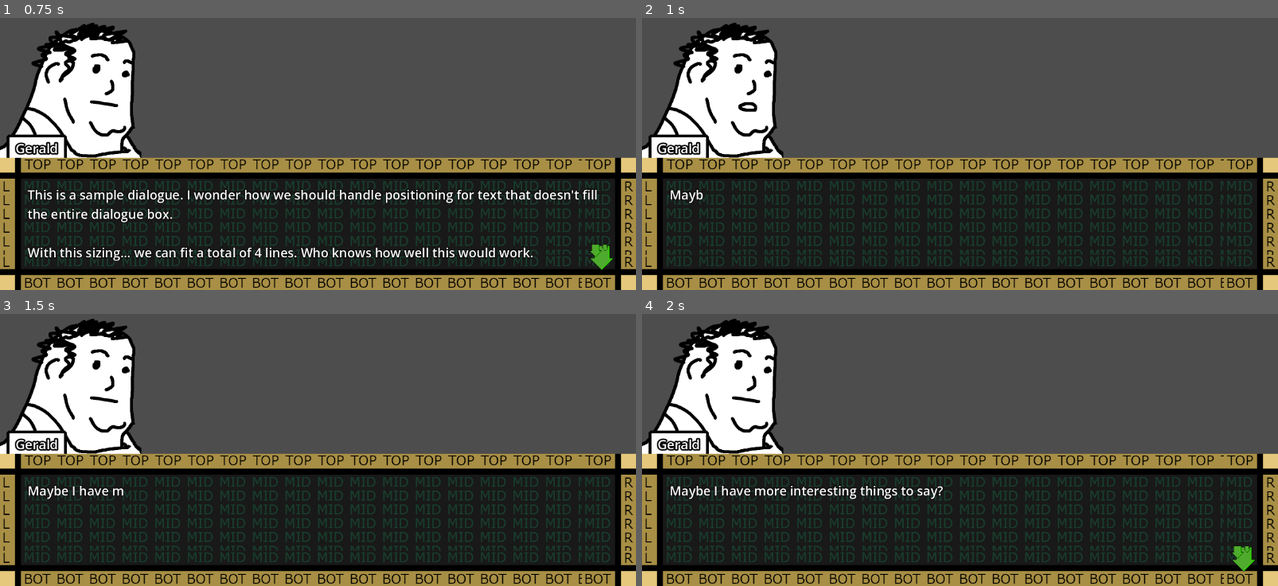
Above: before the commit, frames 1-4 (two rows, left to right).
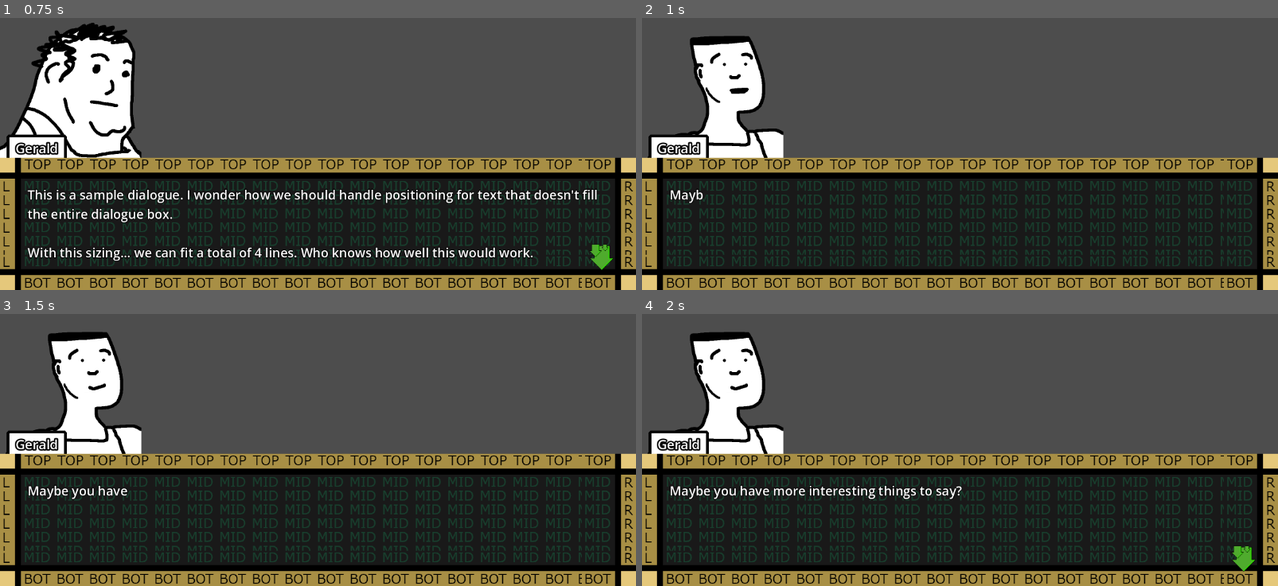
Above: after the commit, the same moments.

Repository: SamBumgardner/godot-4-dialogue-cutscene
Game: Godot game, scene res://Dialogue/DialogueCutscene.tscn
Same seed, same stepped clock (60 frames per second), same inputs: the game is played once before the commit and once after it. The project has no main scene, so this scene is started directly.
Inputs:
- Up to frame 1 (0.75 s): tap Enter (ui_accept) at 0.5 s
- Up to frame 2 (1 s): tap Enter (ui_accept) at 0.77 s
- Up to frame 3 (1.5 s): no input
- Up to frame 4 (2 s): tap Enter (ui_accept) at 1.52 s

Frame 1 is identical in both runs. In frame 2, 4.5% of the frame differs, in the area x 0-23%, y 1-52%; in frame 3, 4.7%; in frame 4, 5.4%, in the area x 0-51%, y 1-69%.

Commit message:
basic character switching logic

Diff:
--- a/Dialogue/DialogueCutscene.gd
+++ b/Dialogue/DialogueCutscene.gd
@@ -5,18 +5,19 @@
 const END_OF_SENTENCE_PAUSE : float = .15
 
 @export var cutscene : DialogueCutsceneData
-@onready var audio_stream_randomizer = $AudioStreamPlayer.stream
+@onready var audio_stream_randomizer : AudioStreamRandomizer = $AudioStreamPlayer.stream
 @onready var dialogue_display : DialogueDisplay = $NameTag/DialogueDisplay
 
-var animation_during_step : Array[String]
+var characters : Dictionary
+
 var current_script_page : int
 var dialogue_units : Array[DialogueUnit]
 var current_unit_i = 0
 
 # Called when the node enters the scene tree for the first time.
 func _ready():
-	$Characters/AnimatedPortrait.sprite_frames = cutscene.characters[0].animations
-	audio_stream_randomizer.add_stream(0, cutscene.characters[0].voice, 1)
+	for character in cutscene.characters:
+		characters[character.name] = character
 
 	dialogue_display.dialogue_label.non_whitespace_char_revealed.connect(_on_text_revealed, CONNECT_DEFERRED)
 	dialogue_display.dialogue_label.is_talking_changed.connect(_on_is_talking_changed, CONNECT_DEFERRED)
@@ -27,7 +28,7 @@
 func _parse_script_page(text : String) -> Array[DialogueUnit]:
 	var units : Array[DialogueUnit] = []
 	var meta_and_text : PackedStringArray = text.split("|", false)
-	for i in range(0, meta_and_text.size(), 2):
+	for i in range(1, meta_and_text.size(), 2):
 		var regex = RegEx.new()
 		regex.compile("[^.]*[.!?]+")
 		var sentences = regex.search_all(meta_and_text[i + 1])
@@ -55,6 +56,7 @@
 		current_script_page += 1
 		if current_script_page < cutscene.dialogue_script.size():
 			current_unit_i = -1
+			_change_displayed_character(cutscene.dialogue_script[current_script_page].get_slice("|", 0))
 			dialogue_units = _parse_script_page(cutscene.dialogue_script[current_script_page])
 			dialogue_display.display_dialogue(dialogue_units)
 		else:
@@ -74,3 +76,9 @@
 
 func _animate_talking(animation_name : String) -> void:
 	$Characters/AnimatedPortrait.play(animation_name)
+
+func _change_displayed_character(name : String) -> void:
+	$Characters/AnimatedPortrait.sprite_frames = characters[name].animations
+	if audio_stream_randomizer.streams_count > 0:
+		audio_stream_randomizer.remove_stream(0)
+	audio_stream_randomizer.add_stream(0, characters[name].voice, 1)
--- a/Dialogue/data/Cutscene_01.tres
+++ b/Dialogue/data/Cutscene_01.tres
@@ -1,9 +1,10 @@
-[gd_resource type="Resource" script_class="DialogueCutsceneData" load_steps=3 format=3 uid="uid://bpdxyul1gg2s0"]
+[gd_resource type="Resource" script_class="DialogueCutsceneData" load_steps=4 format=3 uid="uid://bpdxyul1gg2s0"]
 
 [ext_resource type="Script" path="res://Dialogue/DialogueCutsceneData.gd" id="1_rdgnx"]
 [ext_resource type="Resource" uid="uid://cod50x8i372ve" path="res://Dialogue/data/DialogueCharacter_Gerald.tres" id="1_who7j"]
+[ext_resource type="Resource" uid="uid://cixeuftx5vt2p" path="res://Dialogue/data/DialogueCharacter_Cameron.tres" id="2_g5d5w"]
 
 [resource]
 script = ExtResource("1_rdgnx")
-characters = Array[Resource("res://Dialogue/DialogueCharacter.gd")]([ExtResource("1_who7j")])
-dialogue_script = PackedStringArray("|2|This is a sample dialogue. I wonder how we should handle positioning for text that doesn\'t fill the entire dialogue box.\n\n|1|With this sizing|.15,0,1,neutral|...|1| we can fit a total of 4 lines. Who knows how well this would work.", "|1|Maybe I have more interesting things to say?", "|3|I don\'t think so.")
+characters = Array[Resource("res://Dialogue/DialogueCharacter.gd")]([ExtResource("1_who7j"), ExtResource("2_g5d5w")])
+dialogue_script = PackedStringArray("Gerald|2|This is a sample dialogue. I wonder how we should handle positioning for text that doesn\'t fill the entire dialogue box.\n\n|1|With this sizing|.15,0,1,neutral|...|1| we can fit a total of 4 lines. Who knows how well this would work.", "Cameron|1|Maybe you have more interesting things to say?", "Gerald|3|I don\'t think so.")
